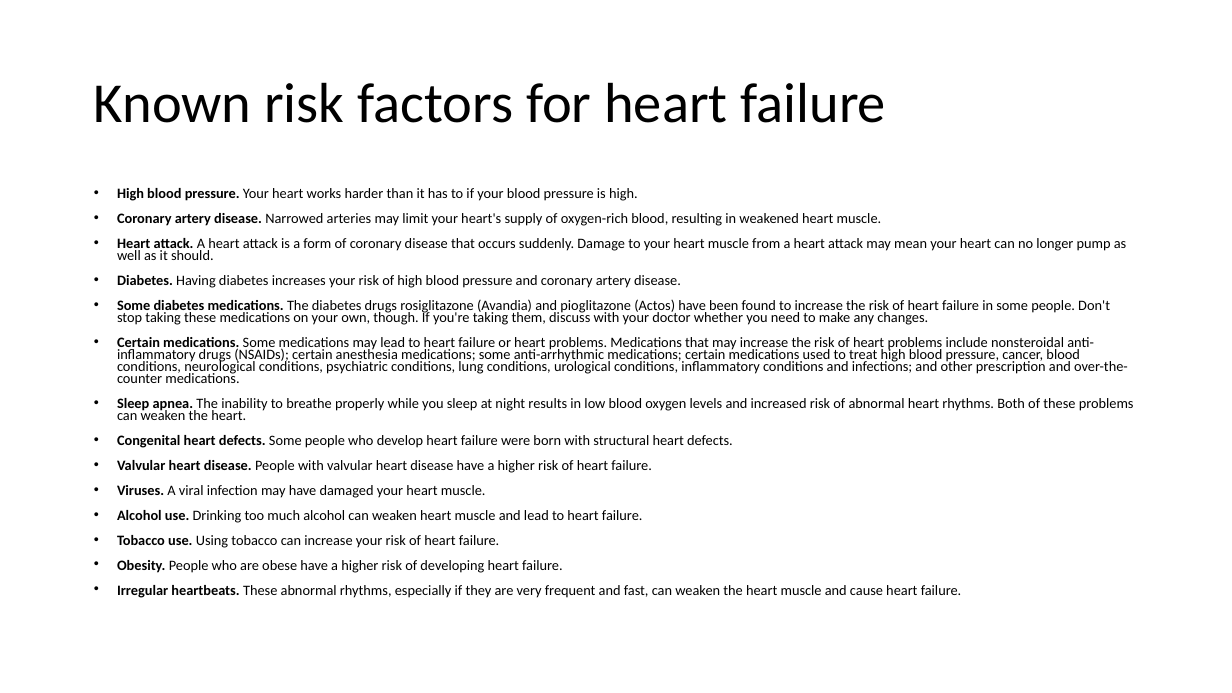
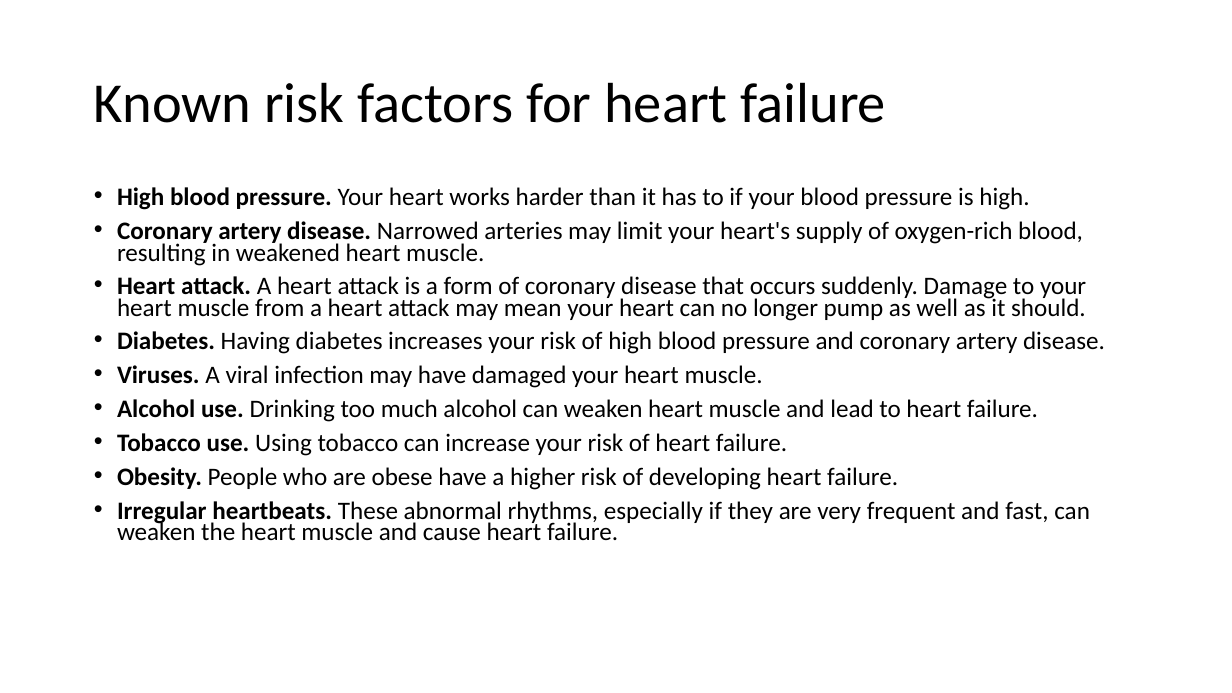
Before and after one commit to kaidaning/Kaida_Holmusk_task, a slide deck: slide 3 of Presentation_KaidaNing.pptx. Drawn at 1232x693 pixels with LibreOffice and Linux fonts; fonts in the diff are those of the drawing. Boxes give left, top, right and bottom in pixels: in the first picture for what was removed or moved away, otherwise in the second. Text is boxed around its words. In the diff, an @@ line names an element or a change of style, - is before the commit and + after.

Commit message:
updated presentation
updated presentation

```diff
--- a/Presentation_KaidaNing.pptx
+++ b/Presentation_KaidaNing.pptx
@@ text "High blood pressure. Your heart ..." at (117, 187, 1105, 541): size 11.2 to 19.6 pt @@
@@ text at (117, 299, 1134, 473): paragraphs removed @@
-• Some diabetes medications. The diabetes drugs rosiglitazone (Avandia) and pioglitazone (Actos) have been found to increase the risk of heart failure in some people. Don't stop taking these medications on your own, though. If you're taking them, discuss with your doctor whether you need to make any changes.
-• Certain medications. Some medications may lead to heart failure or heart problems. Medications that may increase the risk of heart problems include nonsteroidal anti-inflammatory drugs (NSAIDs); certain anesthesia medications; some anti-arrhythmic medications; certain medications used to treat high blood pressure, cancer, blood conditions, neurological conditions, psychiatric conditions, lung conditions, urological conditions, inflammatory conditions and infections; and other prescription and over-the-counter medications.
-• Sleep apnea. The inability to breathe properly while you sleep at night results in low blood oxygen levels and increased risk of abnormal heart rhythms. Both of these problems can weaken the heart.
-• Congenital heart defects. Some people who develop heart failure were born with structural heart defects.
-• Valvular heart disease. People with valvular heart disease have a higher risk of heart failure.
```
Also in this commit, not shown: 9 other slides changed.
